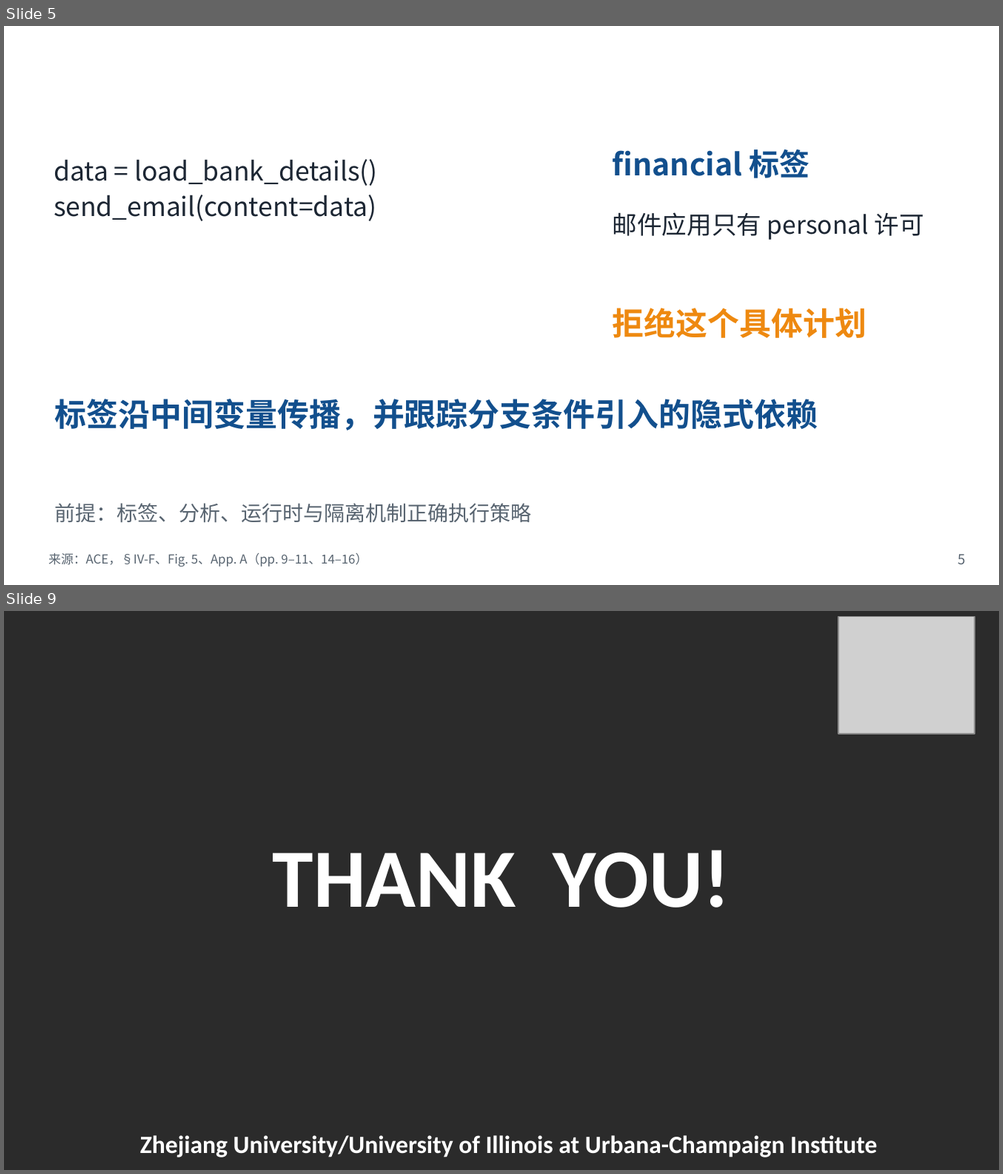
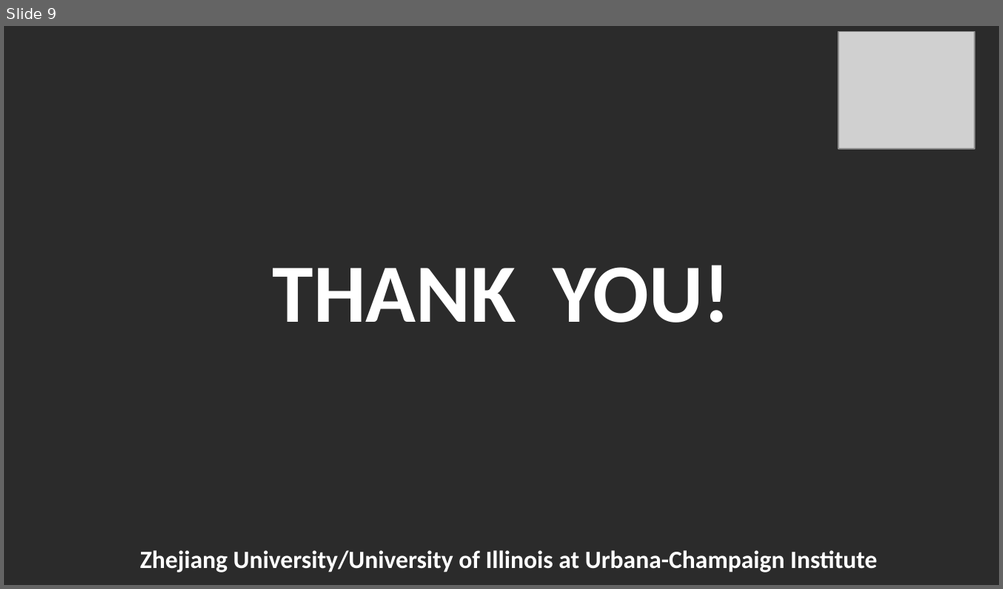
Before and after one commit to Novakru/ZJU-assignment-reports, a slide deck: review/presentation-zh.pptx. Shown one above the other, each under a label of ours: slides 5 and 9 before the commit, slide 9 after it; the slides between them are not shown. The pictures are 1003x1174 and 1003x589 pixels, drawn with LibreOffice and Linux fonts; fonts in the diff are those of the drawing; grey boxes stand for pictures; background and template pictures are left out; a plain dark background stands for a picture behind light text. Boxes give left, top, right and bottom in pixels: in the first picture for what was removed or moved away, otherwise in the second. Text is boxed around its words. In the diff, an @@ line names an element or a change of style, - is before the commit and + after.

```diff
--- a/review/presentation-zh.pptx
+++ b/review/presentation-zh.pptx
@@ slide 5 removed at bbox=[4, 26, 999, 585], background #FFFFFF @@
@@ text removed at bbox=[36, 30, 782, 69] @@
-信息流约束：有类型还需要有权限
@@ text removed at bbox=[911, 28, 976, 66] @@
-ZJUI
@@ text removed at bbox=[612, 150, 810, 178] @@
-financial 标签
@@ text removed at bbox=[54, 159, 377, 221] @@
-data = load_bank_details()
-send_email(content=data)
@@ text removed at bbox=[612, 212, 924, 240] @@
-邮件应用只有 personal 许可
@@ text removed at bbox=[612, 308, 867, 338] @@
-拒绝这个具体计划
@@ text removed at bbox=[55, 399, 818, 431] @@
-标签沿中间变量传播，并跟踪分支条件引入的隐式依赖
@@ text removed at bbox=[55, 503, 532, 523] @@
-前提：标签、分析、运行时与隔离机制正确执行策略
@@ text removed at bbox=[48, 554, 367, 567] @@
-来源：ACE，§IV-F、Fig. 5、App. A（pp. 9–11、14–16）
@@ text removed at bbox=[958, 554, 965, 565] @@
-5
```
Also in this commit, not shown: 1 slide changed, 9 slides added, 8 other slides removed, 22 other files.
